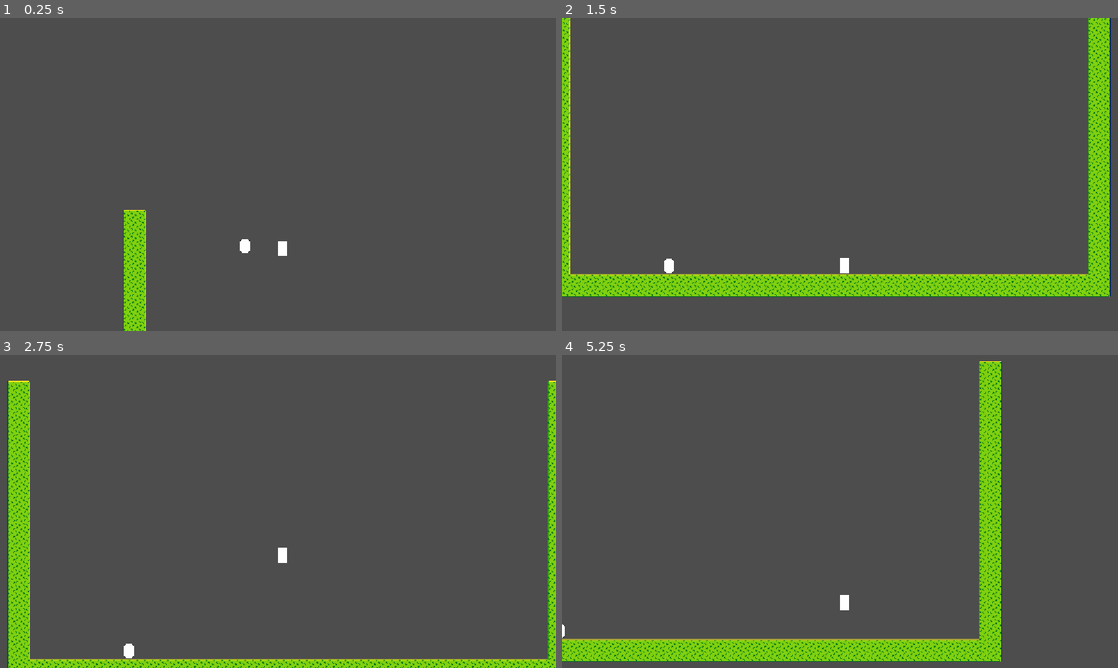
Above: before the commit, frames 1-4 (two rows, left to right).
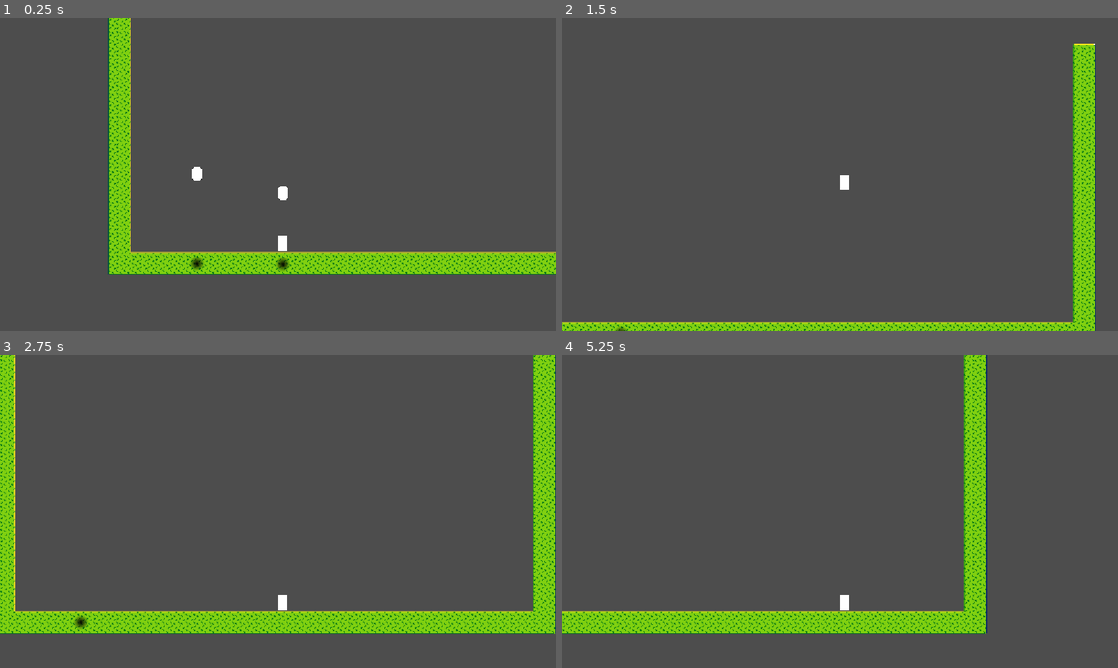
Above: after the commit, the same moments.

Repository: Ityer/Jam-Game
Game: Godot game, scene res://Scenes/Map/Main.tscn
Same seed, same stepped clock (60 frames per second), same inputs: the game is played once before the commit and once after it.
Inputs:
- Up to frame 1 (0.25 s): no input
- Up to frame 2 (1.5 s): tap Enter (ui_accept) at 0.5, 0.77 s; hold Right (ui_right) from 0.53 s (still down)
- Up to frame 3 (2.75 s): tap Enter (ui_accept) at 1.52 s; release Right (ui_right) at 2.03 s; hold Left (ui_left) from 2.03 s (still down)
- Up to frame 4 (5.25 s): release Left (ui_left) at 2.78 s; hold Right (ui_right) 2.78-4.28 s; tap Enter (ui_accept) at 3.02, 3.77, 4.52 s; hold Left (ui_left) 4.28-5.03 s; hold Right (ui_right) from 5.03 s (still down)

The runs differ from the first frame. In frame 1, 10% of the frame differs, in the area x 19-100%, y 0-100%; in frame 2, 17%; in frame 3, 17%, in the area x 0-100%, y 0-100%; in frame 4, 17%.

Commit message:
bombs fly and have shaddow

Diff:
--- /dev/null
+++ b/Scenes/Entities/bomb.gd
@@ -0,0 +1,57 @@
+extends Area2D
+
+enum Direction {
+	NONE,
+	DOWN,
+	LEFT_TO_RIGHT,
+	RIGHT_TO_LEFT,
+}
+
+@export var speed := 300.0
+@export var direction : Direction = Direction.DOWN
+@export var height := 24.0
+@export var floor_y := 615.0
+
+var velocity := Vector2.ZERO
+
+func _ready():
+	var sprite = $BombSprite
+
+	match direction:
+		Direction.DOWN:
+			velocity = Vector2.DOWN
+			sprite.rotation_degrees = 0
+
+		Direction.LEFT_TO_RIGHT:
+			velocity = Vector2.RIGHT
+			sprite.rotation_degrees = 90
+
+		Direction.RIGHT_TO_LEFT:
+			velocity = Vector2.LEFT
+			sprite.rotation_degrees = -90
+
+
+func _process(delta):
+	position += velocity * speed * delta
+
+	match direction:
+		Direction.DOWN:
+			# Bomb falls towards the floor
+			$BombSprite.position.y = -height
+			height = max(height - speed * delta, 0)
+
+		Direction.LEFT_TO_RIGHT, Direction.RIGHT_TO_LEFT:
+			# Bomb stays at its spawn height
+			$BombSprite.position.y = 0
+
+	# Shadow always follows the bomb horizontally
+	$Shadow.global_position.x = global_position.x
+
+	# Shadow always stays on the floor
+	$Shadow.global_position.y = floor_y
+
+
+func _on_body_entered(body: Node2D) -> void:
+	if body.is_in_group("Player"):
+		body.hit()
+		queue_free()
--- a/Scenes/Entities/bomb.tscn
+++ b/Scenes/Entities/bomb.tscn
@@ -1,15 +1,28 @@
 [gd_scene format=3 uid="uid://3myusvccu3rf"]
 
 [ext_resource type="Texture2D" uid="uid://cgt2rgrqviv08" path="res://Assets/Bullet.png" id="1_4jre5"]
+[ext_resource type="Script" uid="uid://c7q4jf0ukk2ae" path="res://Scenes/Entities/bomb.gd" id="1_q7i26"]
+[ext_resource type="Texture2D" uid="uid://nhrawli717hj" path="res://Assets/shaddow.png" id="2_1h38g"]
 
 [sub_resource type="CapsuleShape2D" id="CapsuleShape2D_5pvuw"]
+radius = 9.0
+height = 28.0
 
-[node name="RigidBody2D" type="RigidBody2D" unique_id=1874907227]
+[node name="bomb" type="Area2D" unique_id=1316951286]
+collision_layer = 4
+script = ExtResource("1_q7i26")
 
-[node name="Sprite2D" type="Sprite2D" parent="." unique_id=830623862]
+[node name="Shadow" type="Sprite2D" parent="." unique_id=1271981538]
+position = Vector2(5.437501, -25.5625)
+scale = Vector2(0.29003906, 0.29003906)
+texture = ExtResource("2_1h38g")
+
+[node name="BombSprite" type="Sprite2D" parent="." unique_id=830623862]
 position = Vector2(-8.940697e-08, -3.5762787e-07)
 scale = Vector2(0.15625, 0.1171875)
 texture = ExtResource("1_4jre5")
 
 [node name="CollisionShape2D" type="CollisionShape2D" parent="." unique_id=439488974]
 shape = SubResource("CapsuleShape2D_5pvuw")
+
+[connection signal="body_entered" from="." to="." method="_on_body_entered"]
--- a/Scenes/Entities/player.gd
+++ b/Scenes/Entities/player.gd
@@ -23,3 +23,5 @@
 		velocity.x = move_toward(velocity.x, 0, SPEED)
 
 	move_and_slide()
+func hit():
+	pass
--- a/Scenes/Entities/player.tscn
+++ b/Scenes/Entities/player.tscn
@@ -5,9 +5,10 @@
 [sub_resource type="CanvasTexture" id="CanvasTexture_i8pp0"]
 
 [sub_resource type="RectangleShape2D" id="RectangleShape2D_j6aav"]
-size = Vector2(20, 31)
+size = Vector2(18, 28.5)
 
-[node name="Player" type="CharacterBody2D" unique_id=1117096099]
+[node name="Player" type="CharacterBody2D" unique_id=1117096099 groups=["Player"]]
+collision_mask = 7
 script = ExtResource("1_blnjl")
 
 [node name="Sprite2D" type="Sprite2D" parent="." unique_id=349168570]
@@ -16,7 +17,7 @@
 texture = SubResource("CanvasTexture_i8pp0")
 
 [node name="CollisionShape2D" type="CollisionShape2D" parent="." unique_id=249577653]
-position = Vector2(9, -1)
+position = Vector2(9, 0.25)
 shape = SubResource("RectangleShape2D_j6aav")
 
 [node name="Camera2D" type="Camera2D" parent="." unique_id=2127678231]
--- a/Scenes/Map/Main.tscn
+++ b/Scenes/Map/Main.tscn
@@ -56,7 +56,8 @@
 5:3/0/physics_layer_0/polygon_0/points = PackedVector2Array(-8, -8, 8, -8, 8, 8, -8, 8)
 
 [sub_resource type="TileSet" id="TileSet_5pvuw"]
-physics_layer_0/collision_layer = 1
+physics_layer_0/collision_layer = 2
+physics_layer_0/collision_mask = 3
 sources/0 = SubResource("TileSetAtlasSource_pov5n")
 
 [node name="Node2D" type="Node2D" unique_id=1339627224]
@@ -67,7 +68,10 @@
 tile_set = SubResource("TileSet_5pvuw")
 
 [node name="Player" parent="." unique_id=1117096099 instance=ExtResource("2_54lnq")]
-position = Vector2(322, 69)
+position = Vector2(353, 556)
 
-[node name="RigidBody2D" parent="." unique_id=1874907227 instance=ExtResource("3_54lnq")]
-position = Vector2(253, 64)
+[node name="bomb" parent="." unique_id=1316951286 instance=ExtResource("3_54lnq")]
+position = Vector2(184, 356)
+
+[node name="bomb2" parent="." unique_id=207560589 instance=ExtResource("3_54lnq")]
+position = Vector2(362, 394)
--- a/project.godot
+++ b/project.godot
@@ -19,6 +19,10 @@
 
 window/stretch/mode="canvas_items"
 window/stretch/aspect="expand"
+
+[global_group]
+
+Player=""
 
 [input]
 
@@ -47,6 +51,12 @@
 ]
 }
 
+[layer_names]
+
+2d_physics/layer_1="Player"
+2d_physics/layer_2="Floor"
+2d_physics/layer_3="Bomb"
+
 [physics]
 
 3d/physics_engine="Jolt Physics"
Binary file added: Assets/shaddow.png
Not shown, added: Assets/shaddow.png.import
Not shown, added: Scenes/Entities/bomb.gd.uid
